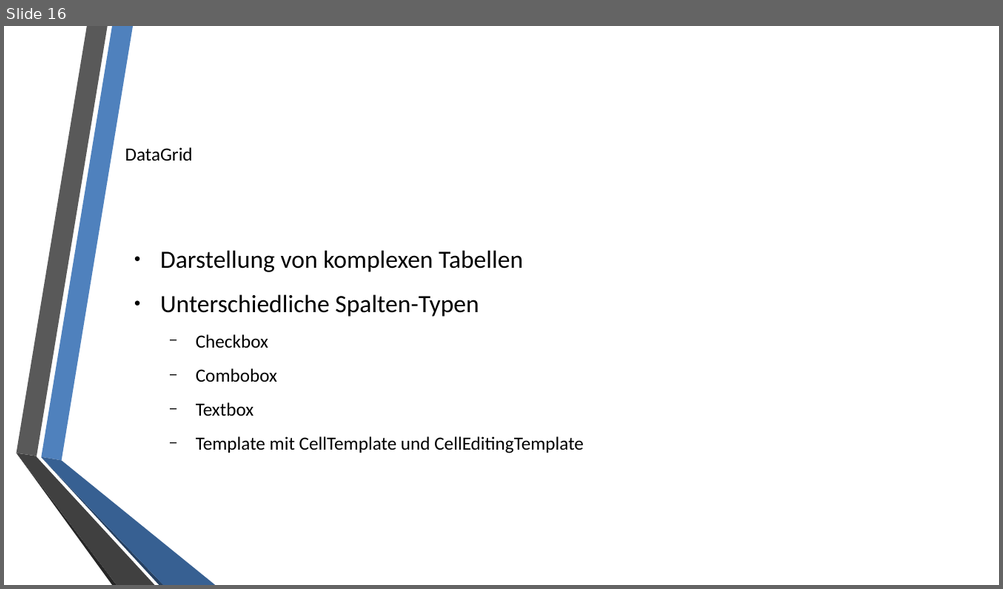
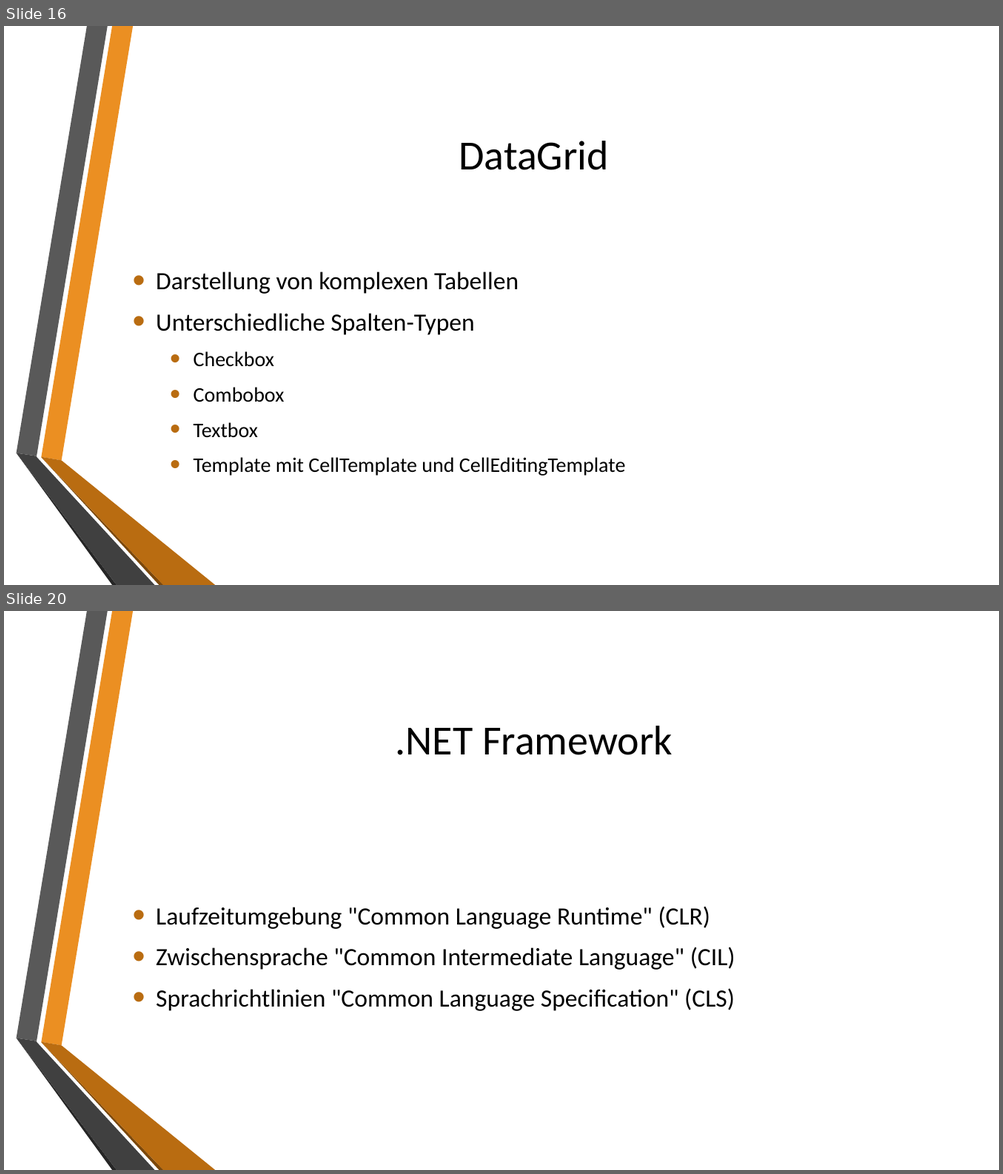
Before and after one commit to Ailer/WPF_MVVM, a slide deck: WPF + MVVM.pptx. Shown one above the other, each under a label of ours: slide 16 before the commit, slides 16 and 20 after it; the slides between them are not shown. The pictures are 1003x589 and 1003x1174 pixels, drawn with LibreOffice and Linux fonts; fonts in the diff are those of the drawing; background and template pictures are left out. Boxes give left, top, right and bottom in pixels: in the first picture for what was removed or moved away, otherwise in the second. Text is boxed around its words. In the diff, an @@ line names an element or a change of style, - is before the commit and + after.

```diff
--- a/WPF + MVVM.pptx
+++ b/WPF + MVVM.pptx
@@ slide 20 added at [4,611,999,1170], background picture (left out); not listed: 6 template elements that a slide beside it also shows @@
@@ title added at [395,726,672,755], 40 pt, text #000000 @@
+.NET Framework
@@ text added at [156,906,735,1011], 24 pt, text #000000 @@
+• Laufzeitumgebung "Common Language Runtime" (CLR)
+• Zwischensprache "Common Intermediate Language" (CIL)
+• Sprachrichtlinien "Common Language Specification" (CLS)
@@ slide 16 changed as well @@
@@ freeform shape at [41,26,133,461]: fill #4F81BD to #EB8F22 @@
@@ title "DataGrid" at [459,141,609,170]: size 18 to 40 pt; alignment left to centre @@
@@ text "Darstellung von komplexen Tabellen" at [156,272,626,476]: size 18 to 20 pt in "Checkbox", "Combobox", "Textbox", "Template mit CellTemplate und CellEditingTemplate"; bullet ● to •; less space between paragraphs; bullet colour #000000 to #B96C11; bullet − to •; vertical alignment top to middle @@
@@ freeform shape at [41,457,215,585]: fill #376092 to #B96C11; outline redrawn @@
@@ freeform shape at [41,458,164,585]: fill #254061 to #7B480B; outline redrawn @@
```
Also in this commit, not shown: 18 other slides changed, 18 other slides added, 1 slide removed.
